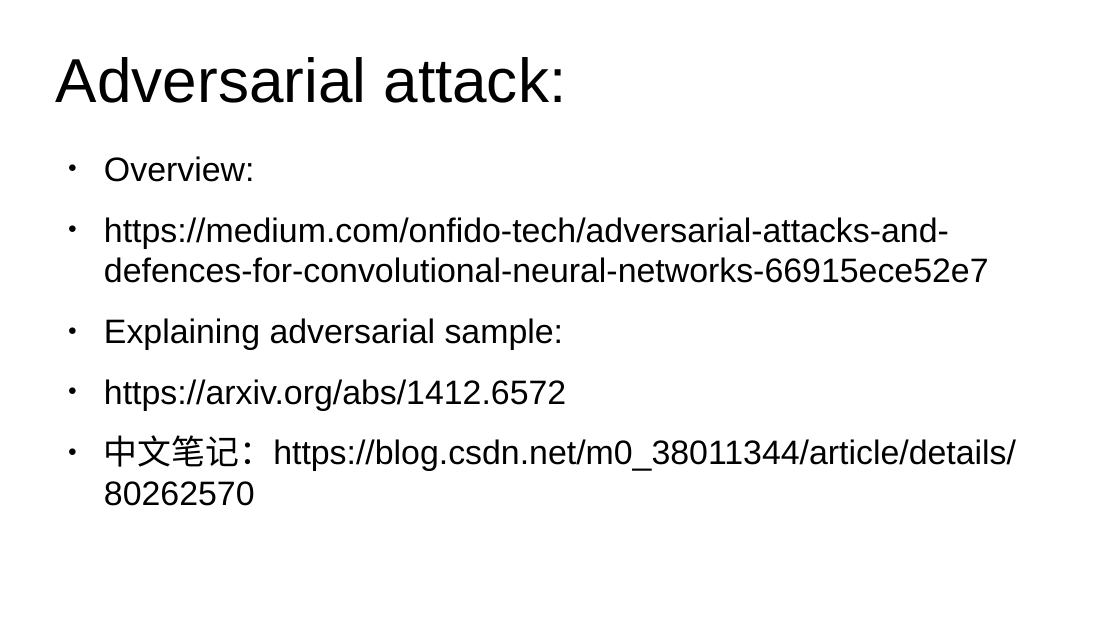
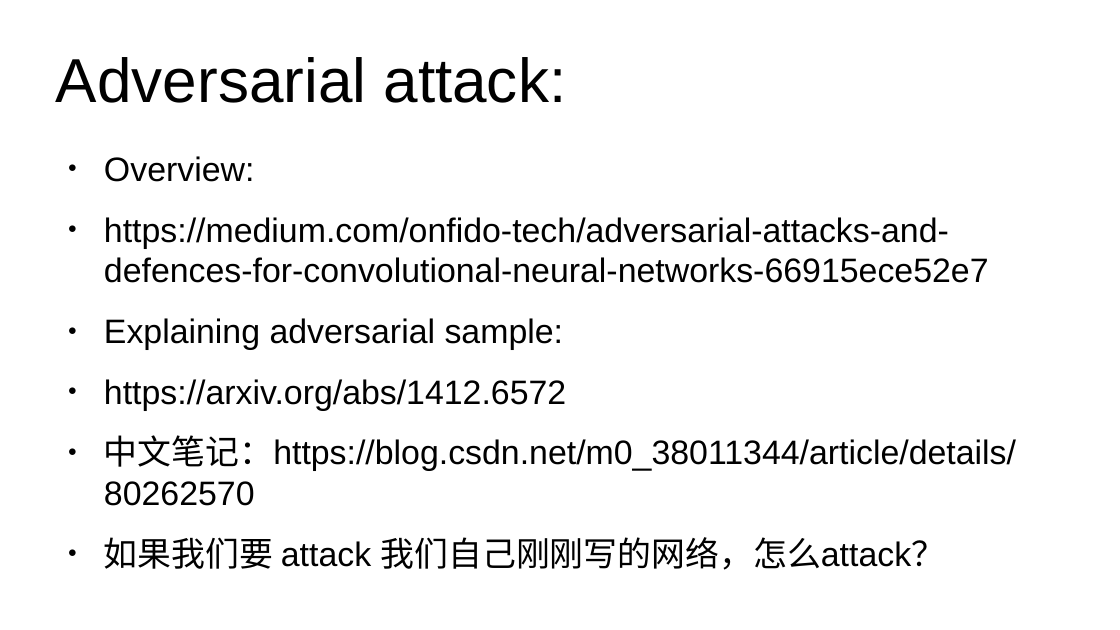
Before and after one commit to henryliuw/Gradient-Adversarial-Transformation-Network, a slide deck: slide 8 of project_note.odp. Drawn at 1120x630 pixels with LibreOffice and Linux fonts; fonts in the diff are those of the drawing. Boxes give left, top, right and bottom in pixels: in the first picture for what was removed or moved away, otherwise in the second. Text is boxed around its words. In the diff, an @@ line names an element or a change of style, - is before the commit and + after.

```diff
--- a/project_note.odp
+++ b/project_note.odp
@@ text at (x1=104, y1=537, x2=945, y2=570): paragraph added @@
+● 如果我们要 attack 我们自己刚刚写的网络，怎么attack？
```
Also in this commit, not shown: 4 other slides changed, 1 slide added.
